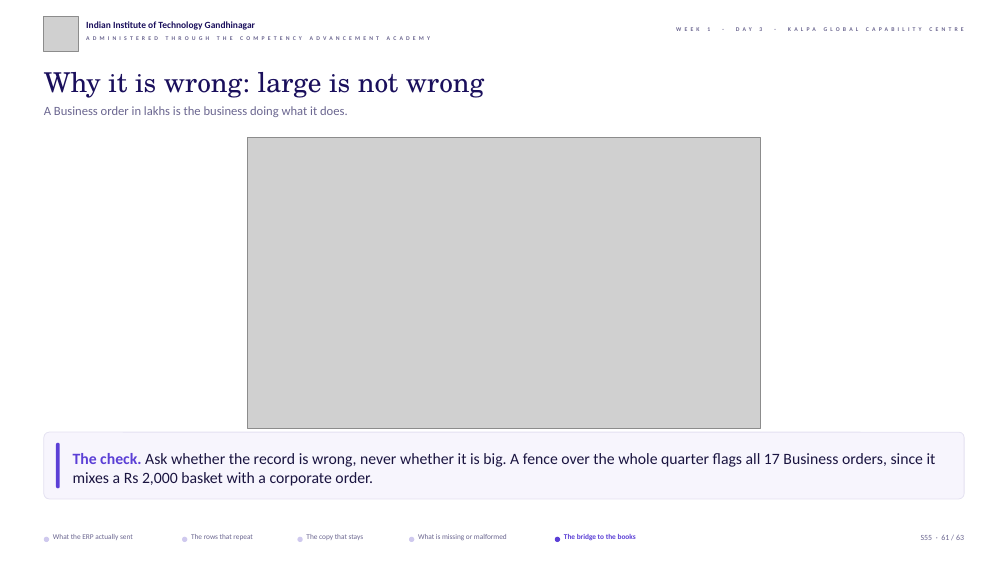
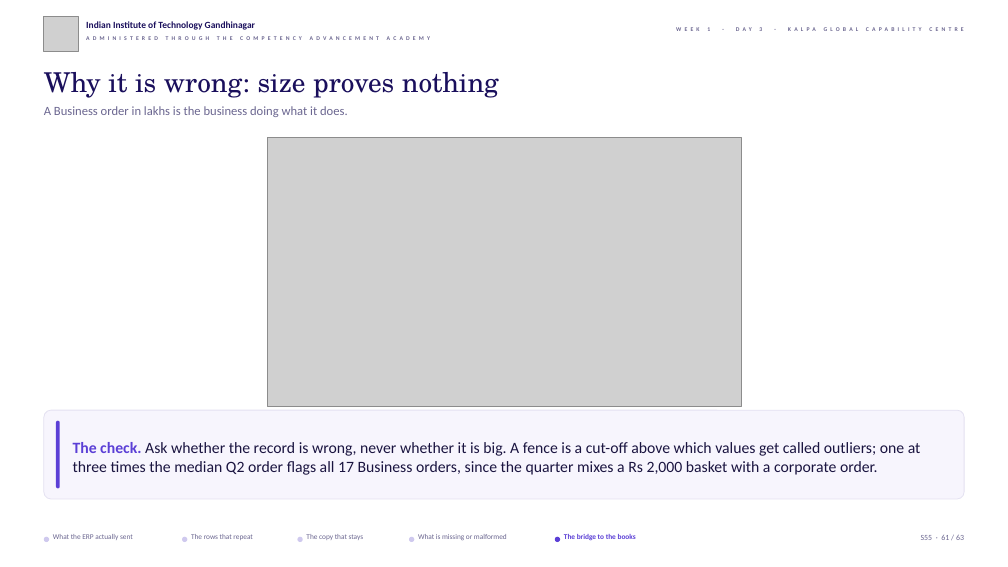
Before and after one commit to fde-academy-lab/c2-content-factory, a slide deck: slide 61 of content/W01/D3/slides/C2_W01_D03_half1_STUDENT.pptx. Drawn at 1008x567 pixels with LibreOffice and Linux fonts; fonts in the diff are those of the drawing; grey boxes stand for pictures; background and template pictures are left out. Boxes give left, top, right and bottom in pixels: in the first picture for what was removed or moved away, otherwise in the second. Text is boxed around its words. In the diff, an @@ line names an element or a change of style, - is before the commit and + after.

```diff
--- a/content/W01/D3/slides/C2_W01_D03_half1_STUDENT.pptx
+++ b/content/W01/D3/slides/C2_W01_D03_half1_STUDENT.pptx
@@ text at (44,72,499,98): text changed @@
-Why it is wrong: large is not wrong
+Why it is wrong: size proves nothing
@@ picture: place and size @@
-picture at (247,138,760,429)
+picture at (267,138,741,407)
@@ rounded rectangle: place and size @@
-rounded rectangle at (44,433,964,499)
+rounded rectangle at (44,410,964,499)
@@ rounded rectangle: place and size @@
-rounded rectangle at (56,443,60,488)
+rounded rectangle at (56,421,60,489)
@@ text at (73,442,921,475): text changed @@
-The check. Ask whether the record is wrong, never whether it is big. A fence over the whole quarter flags all 17 Business orders, since it mixes a Rs 2,000 basket with a corporate order.
+The check. Ask whether the record is wrong, never whether it is big. A fence is a cut-off above which values get called outliers; one at three times the median Q2 order flags all 17 Business orders, since the quarter mixes a Rs 2,000 basket with a corporate order.
```
Also in this commit, not shown: 21 other slides changed, 32 other files.
